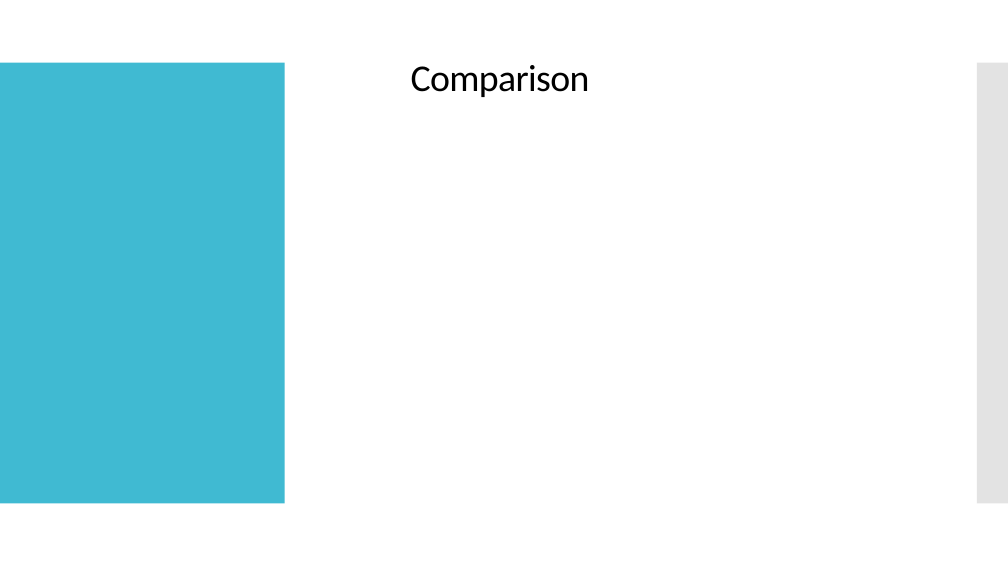
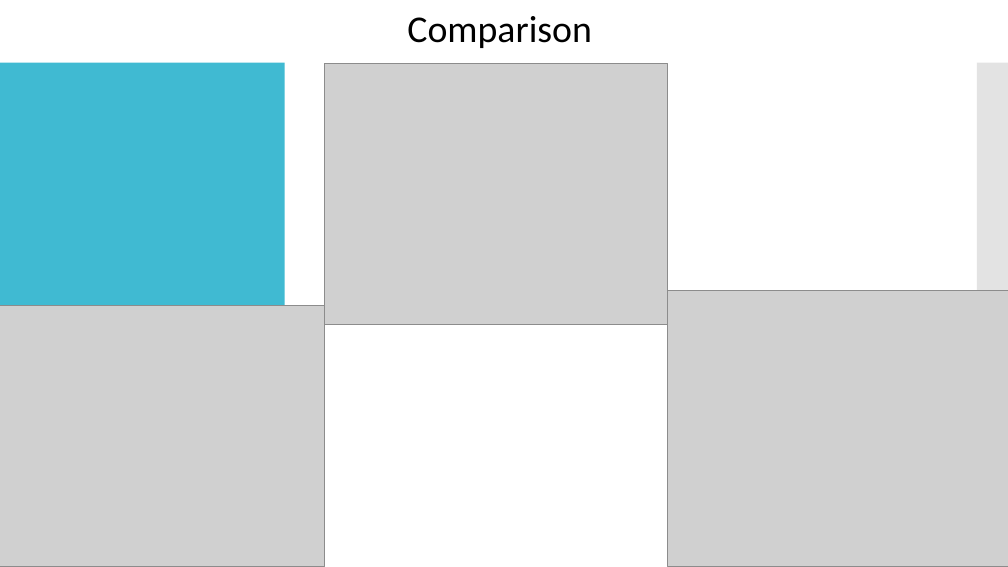
Before and after one commit to darshak-k/RainSenseAI-Project, a slide deck: slide 9 of Documentation/AI PPT.pptx (slide 8 before the commit). Drawn at 1008x567 pixels with LibreOffice and Linux fonts; fonts in the diff are those of the drawing; grey boxes stand for pictures; background and template pictures are left out. Boxes give left, top, right and bottom in pixels: in the first picture for what was removed or moved away, otherwise in the second. Text is boxed around its words. In the diff, an @@ line names an element or a change of style, - is before the commit and + after.

```diff
--- a/Documentation/AI PPT.pptx
+++ b/Documentation/AI PPT.pptx
@@ title "Comparison" moved from (x1=411, y1=65, x2=590, y2=97) to (x1=407, y1=16, x2=592, y2=48) @@
@@ title "Comparison" at (x1=407, y1=16, x2=592, y2=48): letter spacing -0.5 to 0 pt @@
@@ picture added at (x1=325, y1=64, x2=667, y2=325) @@
@@ picture added at (x1=667, y1=290, x2=1008, y2=567) @@
@@ picture added at (x1=0, y1=305, x2=325, y2=566) @@
```
Also in this commit, not shown: 6 other slides changed, 5 slides added, 4 slides removed, 5 other files.
